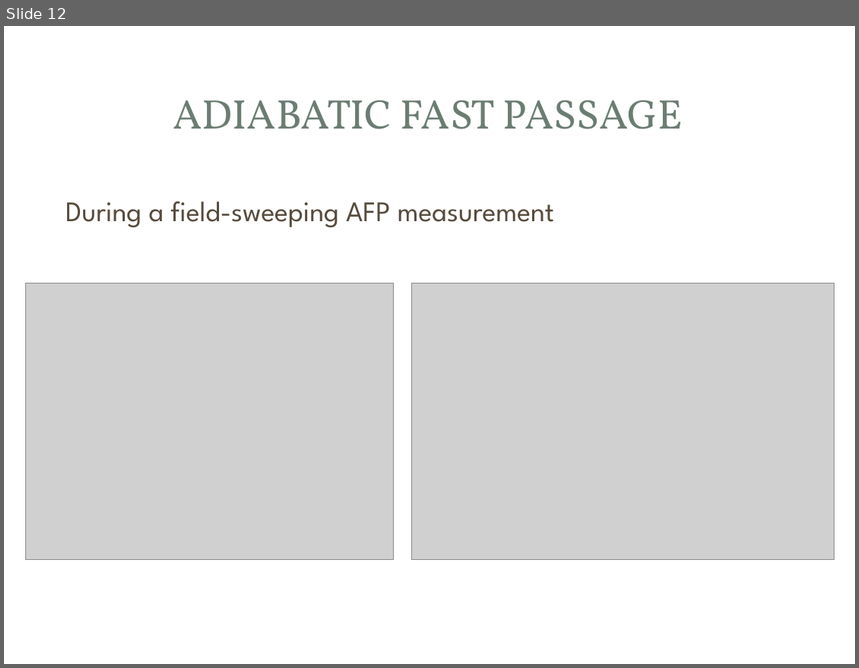
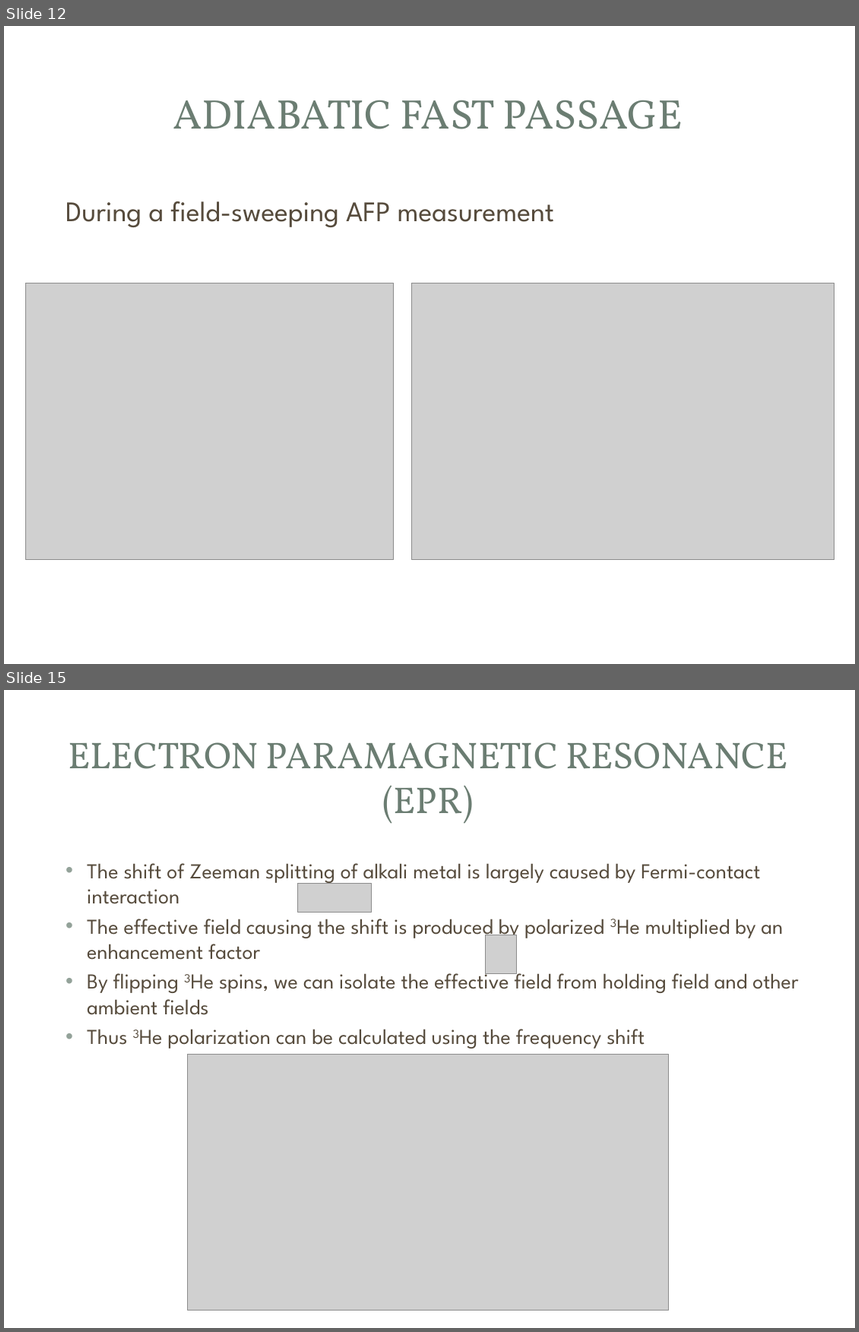
Before and after one commit to yw6vp/Final-Presentation, a slide deck: Defense.pptx. Shown one above the other, each under a label of ours: slide 12 before the commit, slides 12 and 15 after it; the slides between them are not shown. The pictures are 859x668 and 859x1332 pixels, drawn with LibreOffice and Linux fonts; fonts in the diff are those of the drawing; grey boxes stand for pictures; background and template pictures are left out. Boxes give left, top, right and bottom in pixels: in the first picture for what was removed or moved away, otherwise in the second. Text is boxed around its words. In the diff, an @@ line names an element or a change of style, - is before the commit and + after.

Commit message:
Finish K-3He spin-exchange rate constant, about to start working on x factor slides.

```diff
--- a/Defense.pptx
+++ b/Defense.pptx
@@ slide 15 added at <box>4,690,855,1328</box>, background picture (left out); not listed: 3 template elements that a slide beside it also shows @@
@@ title added at <box>68,742,788,824</box>, 31.5 pt, text #6B7D72 @@
+ELECTRON PARAMAGNETIC RESONANCE (EPR)
@@ text added at <box>87,863,798,1049</box>, 18 pt, text #564B3C @@
+• The shift of Zeeman splitting of alkali metal is largely caused by Fermi-contact interaction
+• The effective field causing the shift is produced by polarized 3He multiplied by an enhancement factor
+• By flipping 3He spins, we can isolate the effective field from holding field and other ambient fields
+• Thus 3He polarization can be calculated using the frequency shift
@@ picture added at <box>297,883,371,912</box> @@
@@ picture added at <box>485,935,516,973</box> @@
@@ picture added at <box>188,1054,669,1310</box> @@
```
Also in this commit, not shown: 2 slides changed, 6 other slides added.
